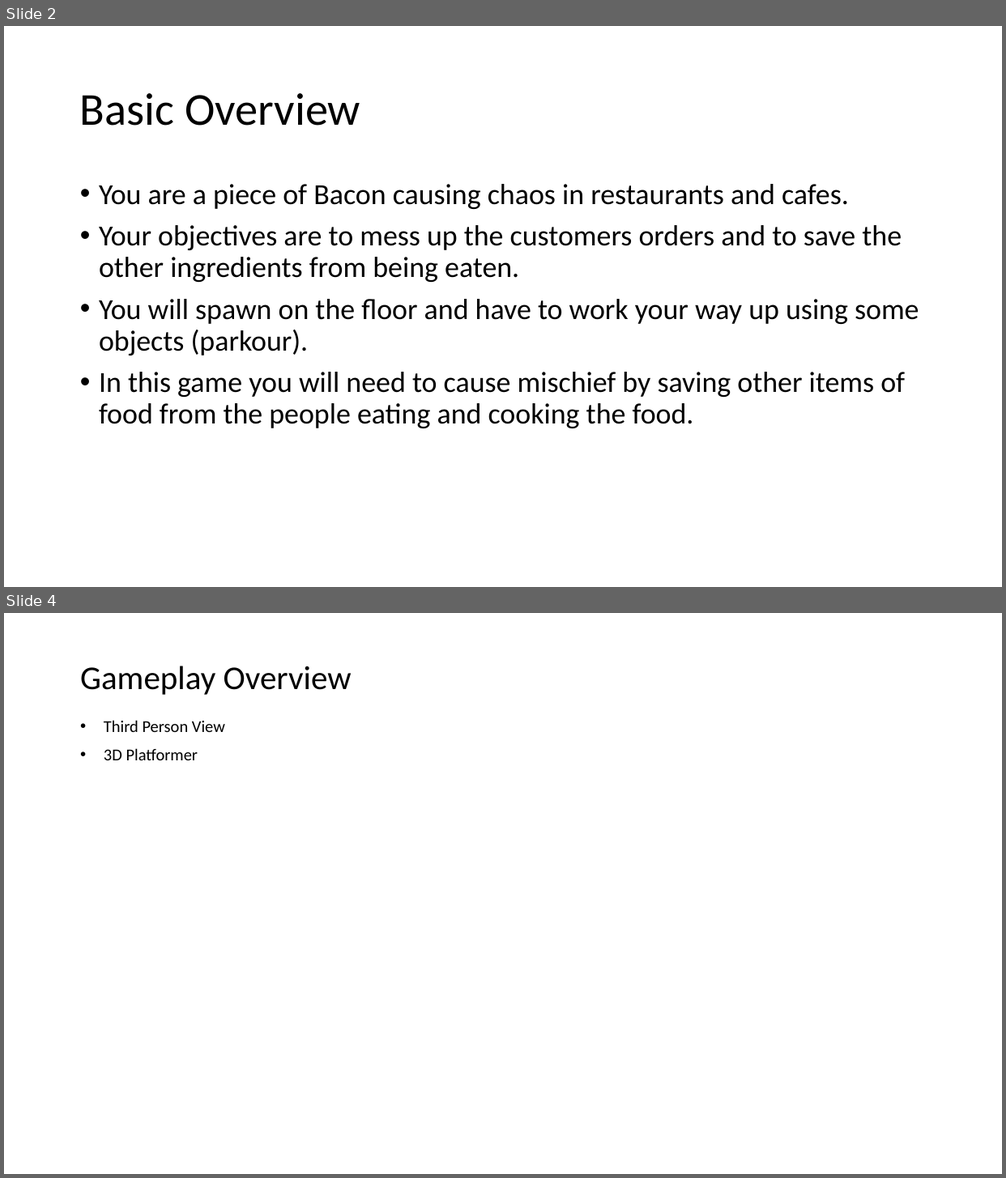
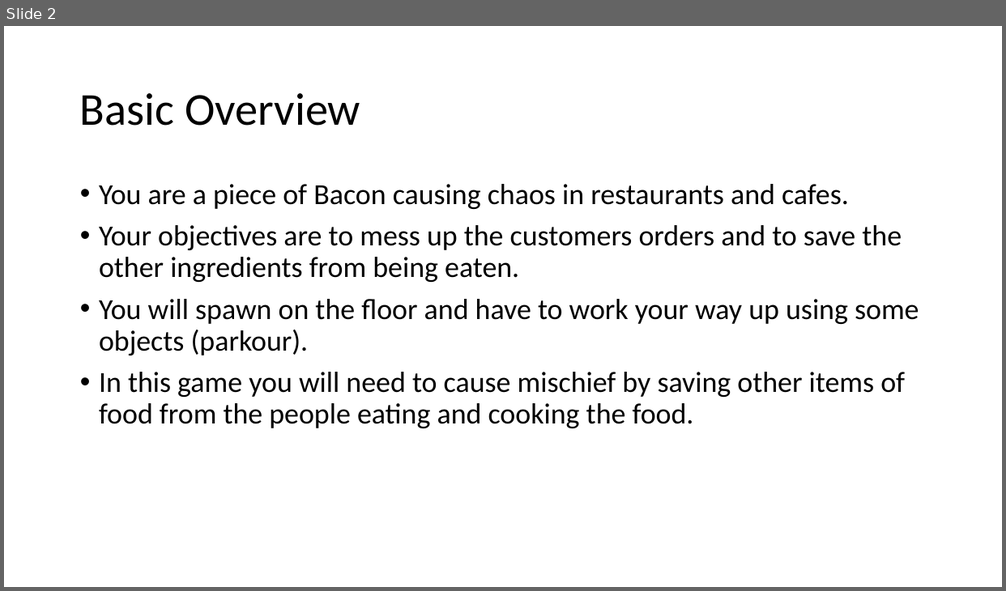
Before and after one commit to lcifty/College, a slide deck: College/FMP/Bacon Bandit.pptx. Shown one above the other, each under a label of ours: slides 2 and 4 before the commit, slide 2 after it; the slides between them are not shown. The pictures are 1006x1178 and 1006x591 pixels, drawn with LibreOffice and Linux fonts; fonts in the diff are those of the drawing. Boxes give left, top, right and bottom in pixels: in the first picture for what was removed or moved away, otherwise in the second. Text is boxed around its words. In the diff, an @@ line names an element or a change of style, - is before the commit and + after.

```diff
--- a/College/FMP/Bacon Bandit.pptx
+++ b/College/FMP/Bacon Bandit.pptx
@@ slide 4 removed at box(4, 613, 1002, 1174), background #FFFFFF @@
@@ title removed at box(80, 666, 351, 695) @@
-Gameplay Overview
@@ text removed at box(104, 720, 225, 760) @@
-• Third Person View
-• 3D Platformer
```
Also in this commit, not shown: 2 slides changed, 4 slides added.
